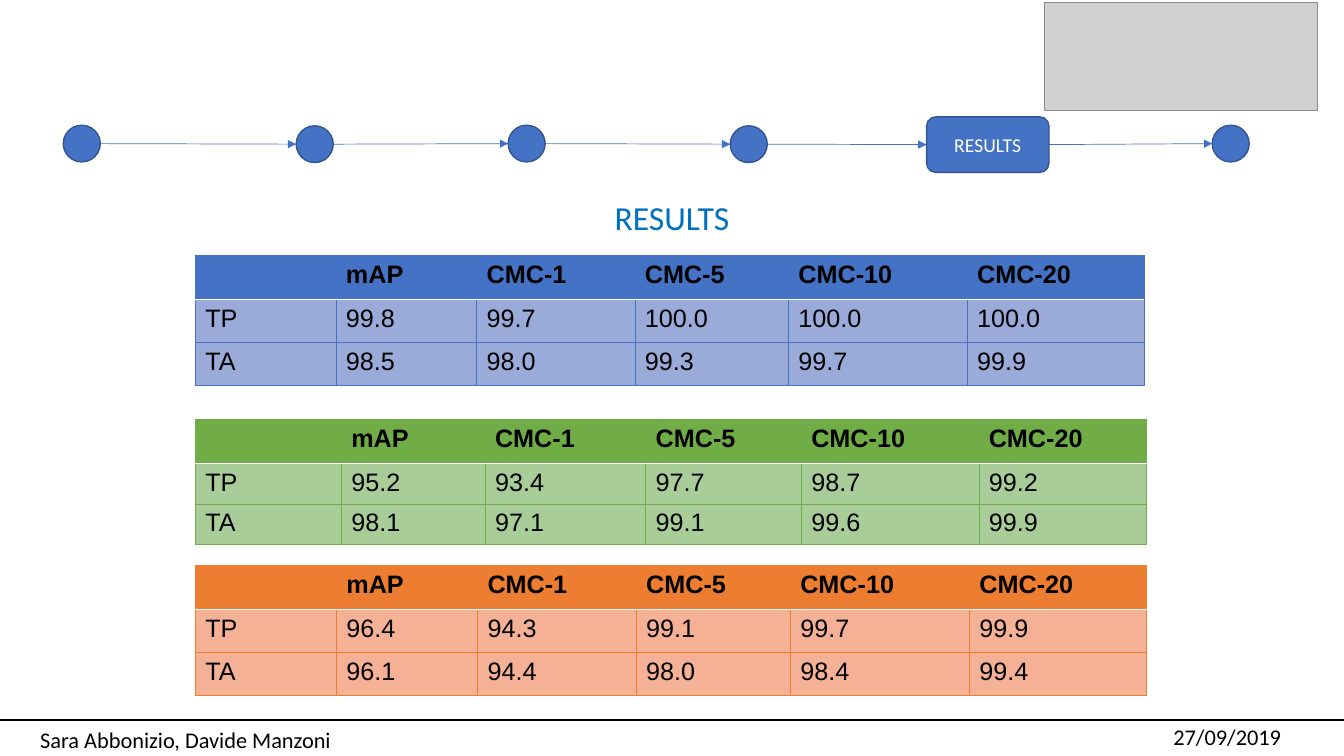
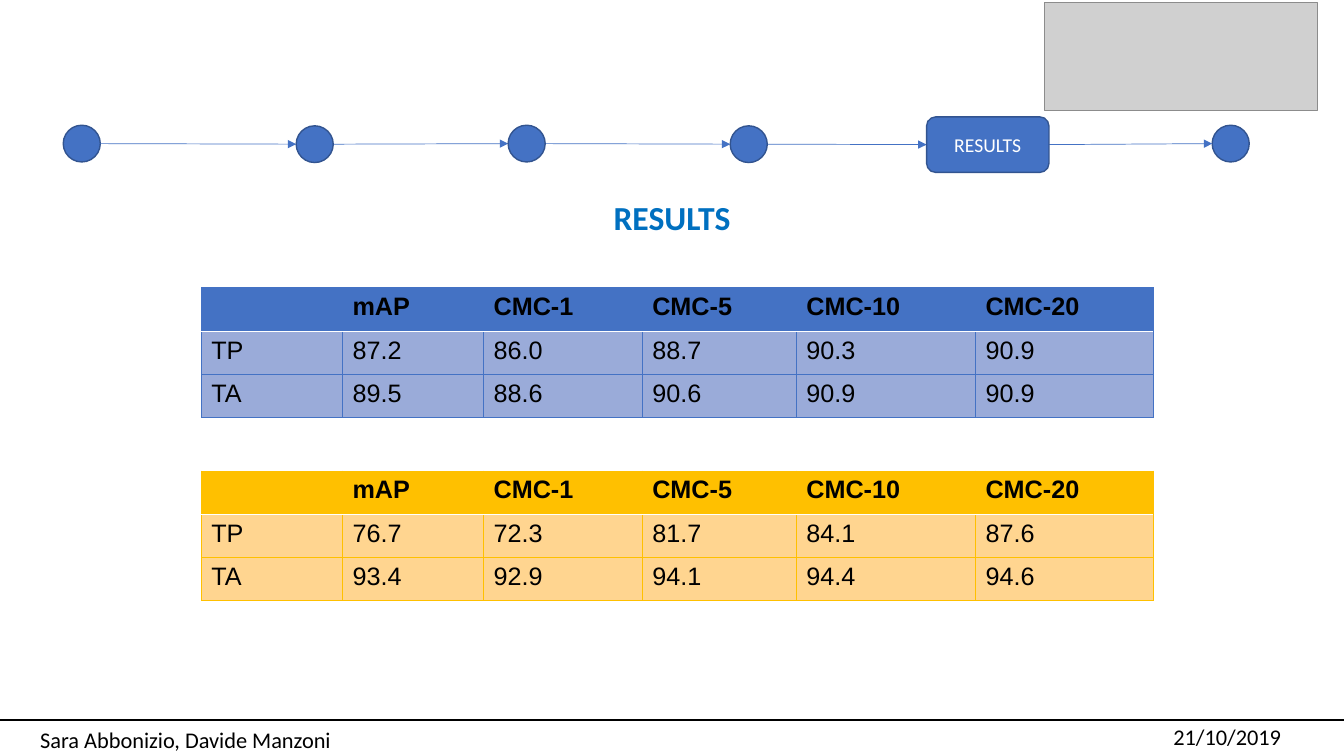
Before and after one commit to univpmCV2019/ReIdentification, a slide deck: slide 12 of Presentazione.pptx. Drawn at 1344x756 pixels with LibreOffice and Linux fonts; fonts in the diff are those of the drawing; grey boxes stand for pictures. Boxes give left, top, right and bottom in pixels: in the first picture for what was removed or moved away, otherwise in the second. Text is boxed around its words. In the diff, an @@ line names an element or a change of style, - is before the commit and + after.

```diff
--- a/Presentazione.pptx
+++ b/Presentazione.pptx
@@ text "RESULTS" at (614,208,731,231): bold on @@
@@ table at (202,287,1153,416) @@
-row 2: TP | 99.8 | 99.7 | 100.0 | 100.0 | 100.0
+row 2: TP | 87.2 | 86.0 | 88.7 | 90.3 | 90.9
-row 3: TA | 98.5 | 98.0 | 99.3 | 99.7 | 99.9
+row 3: TA | 89.5 | 88.6 | 90.6 | 90.9 | 90.9
@@ table: place and size @@
-table at (196,255,1144,384)
+table at (202,287,1153,416)
@@ table at (202,471,1153,600) @@
-row 2: TP | 95.2 | 93.4 | 97.7 | 98.7 | 99.2
+row 2: TP | 76.7 | 72.3 | 81.7 | 84.1 | 87.6
-row 3: TA | 98.1 | 97.1 | 99.1 | 99.6 | 99.9
+row 3: TA | 93.4 | 92.9 | 94.1 | 94.4 | 94.6
@@ fill #70AD47 to #FFC000 in row 1 @@
@@ borders changed @@
@@ table: place and size @@
-table at (196,419,1147,541)
+table at (202,471,1153,600)
@@ table removed at (196,566,1147,695), 3 rows, 6 columns @@
- | mAP | CMC-1 | CMC-5 | CMC-10 | CMC-20
-TP | 96.4 | 94.3 | 99.1 | 99.7 | 99.9
-TA | 96.1 | 94.4 | 98.0 | 98.4 | 99.4
@@ text at (1173,729,1281,746): text changed @@
-27/09/2019
+21/10/2019
```
Also in this commit, not shown: 14 other slides changed, 1 slide added, 1 other file.
